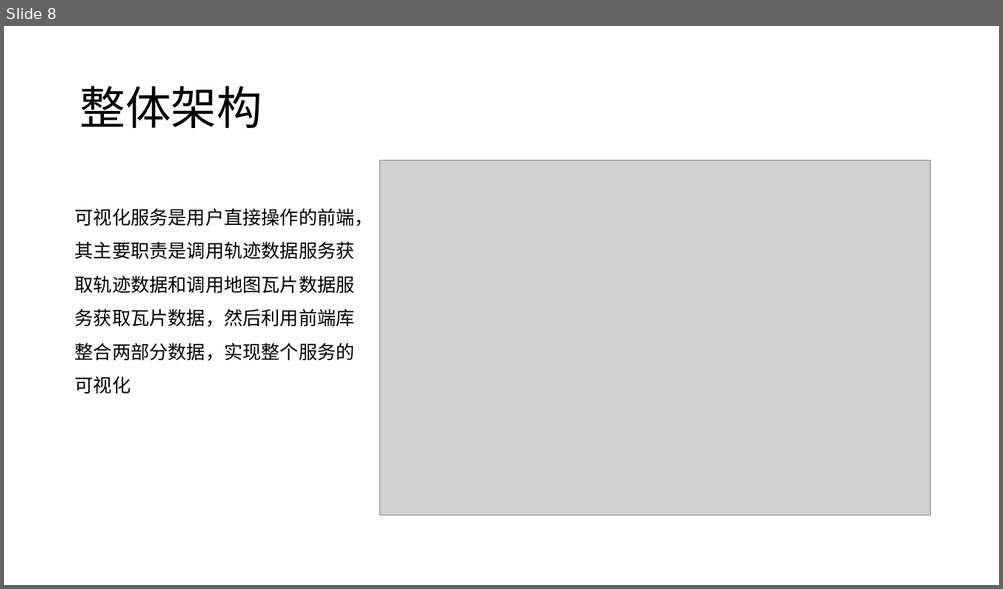
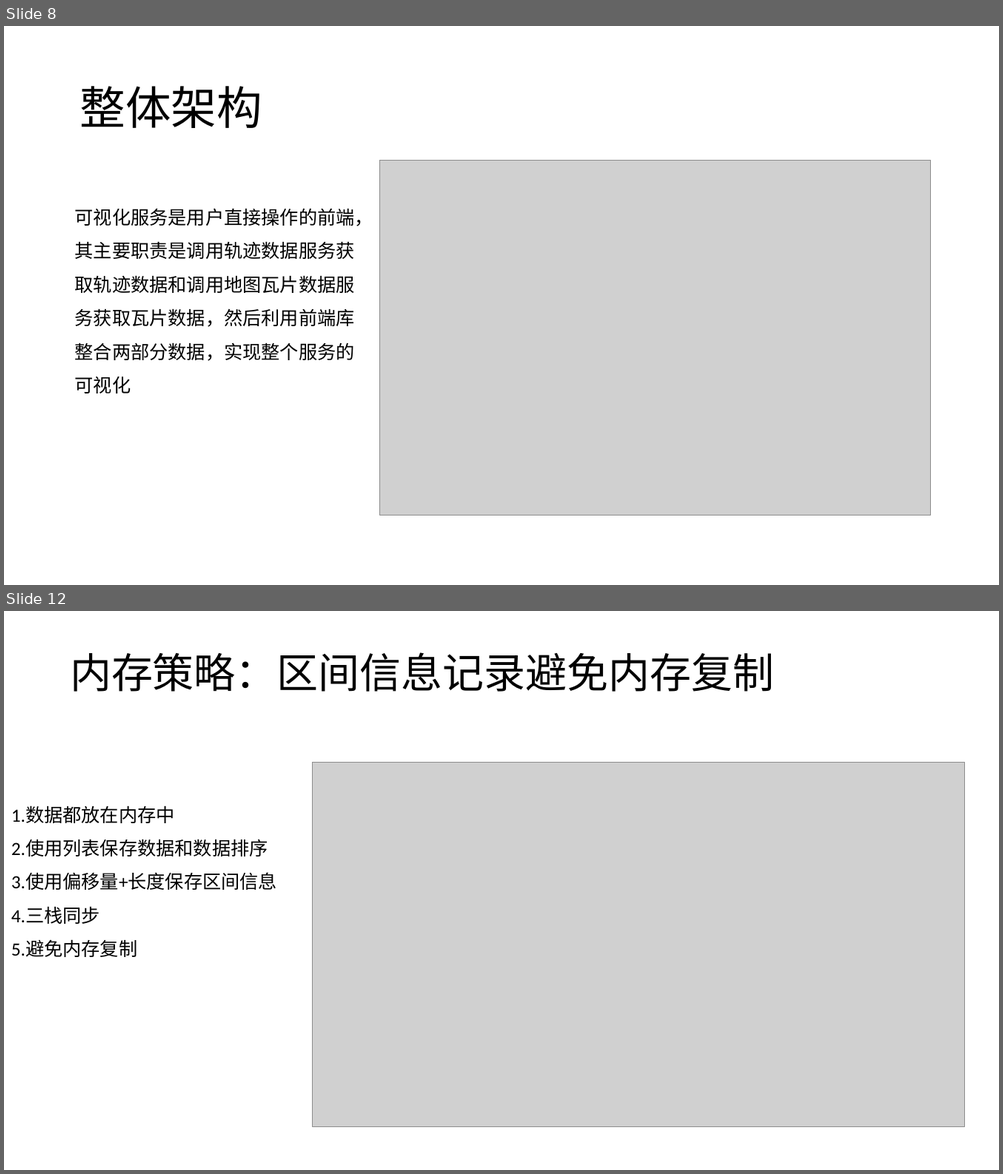
Before and after one commit to hc2013/graduate-article-latex, a slide deck: 地理轨迹相似性分析服务的设计和.pptx. Shown one above the other, each under a label of ours: slide 8 before the commit, slides 8 and 12 after it; the slides between them are not shown. The pictures are 1003x589 and 1003x1174 pixels, drawn with LibreOffice and Linux fonts; fonts in the diff are those of the drawing; grey boxes stand for pictures. Boxes give left, top, right and bottom in pixels: in the first picture for what was removed or moved away, otherwise in the second. Text is boxed around its words. In the diff, an @@ line names an element or a change of style, - is before the commit and + after.

```diff
--- a/地理轨迹相似性分析服务的设计和.pptx
+++ b/地理轨迹相似性分析服务的设计和.pptx
@@ slide 12 added at <box>4,611,999,1170</box>, background #FFFFFF @@
@@ title added at <box>70,652,774,692</box>, 40 pt, text #000000 @@
+内存策略：区间信息记录避免内存复制
@@ picture added at <box>312,763,965,1128</box> @@
@@ text added at <box>11,806,277,957</box>, 18 pt, text #000000 @@
+1.数据都放在内存中
+2.使用列表保存数据和数据排序
+3.使用偏移量+长度保存区间信息
+4.三栈同步
+5.避免内存复制
```
Also in this commit, not shown: 1 slide changed, 16 other slides added, 42 other files.
